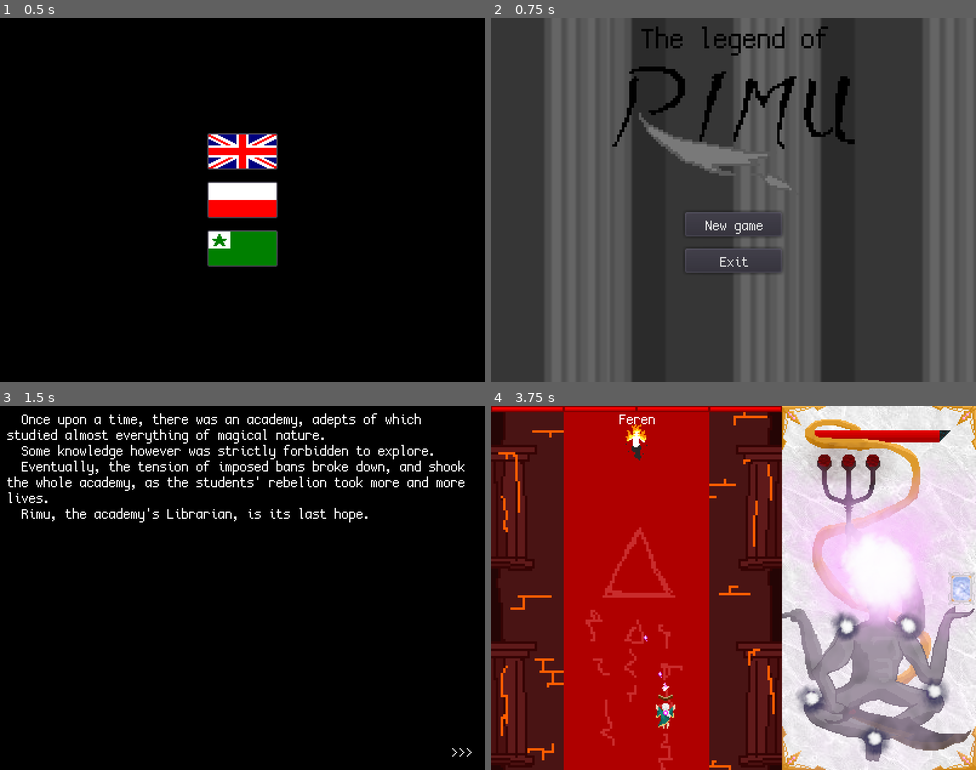
Above: before the commit, frames 1-4 (two rows, left to right).
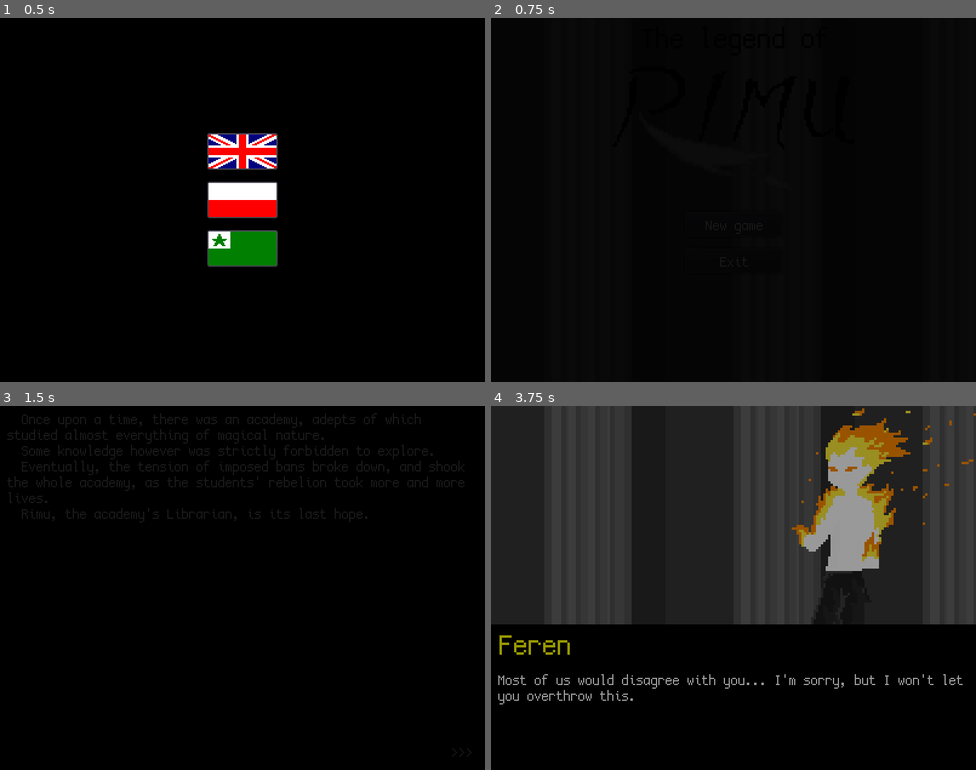
Above: after the commit, the same moments.

Repository: Voltinus/rimu
Game: Godot game, scene res://levels/LanguageSelector/LanguageSelector.tscn
Two runs of this game, one before a commit and one after it. Both use one fixed random seed, a clock stepped at 60 frames per second and the inputs below.
Inputs (mouse positions are in pixels of both pictures, inside the frame that each line leads up to):
- Up to frame 1 (0.5 s): no input
- Up to frame 2 (0.75 s): click (733, 152) at 0.5 s
- Up to frame 3 (1.5 s): click "New game" at 1.25 s
- Up to frame 4 (3.75 s): tap Enter (dialogue_skip) at 2, 3.5 s; move the mouse to (840, 569) at 2.02 s; hold D (move_right) 2.03-2.78 s; click (840, 569) at 2.17 s; tap Space at 2.75 s; move the mouse to (636, 606) at 2.77 s; hold S (move_down) 2.78-3.53 s; click (636, 606) at 2.92 s; move the mouse to (782, 507) at 3.52 s; hold D (move_right) from 3.53 s (still down); click (782, 507) at 3.67 s

Frame 1 is identical in both runs. In frame 2, 98% of the frame differs, in the area x 0-100%, y 0-100%; in frame 3, 3.4%; in frame 4, 100%.

Commit message:
Added transitions between scenes

Diff:
--- a/Global.gd
+++ b/Global.gd
@@ -10,9 +10,7 @@
 		quit()
 
 func goto_scene(scn: String):
-	var scene_path = "res://levels/%s/%s.tscn" % [scn, scn]
-	if get_tree().change_scene(scene_path) != OK:
-		print("Error: Unable to change scene to " + scn)
+	Transition.change_scene(scn)
 
 func quit():
 	get_tree().quit()
--- a/actors/Enemy/Enemy.gd
+++ b/actors/Enemy/Enemy.gd
@@ -2,7 +2,7 @@
 class_name Enemy
 
 
-const MAX_HP: int = 100
+const MAX_HP: int = 1000
 var hp: int = MAX_HP
 var alive: bool = true
 var _element: String
@@ -26,7 +26,7 @@
 var states4: Array = []
 
 
-func init(element):
+func init(element: String):
 	_element = element
 	($AnimatedSprite as AnimatedSprite).animation = element
 	do_state()
@@ -37,8 +37,8 @@
 		d = randf()
 
 	for i in range(n):
-		var node = EnemyBullet.instance()
-		var vel = Vector2(sin((i/n)*TAU + d), cos((i/n)*TAU + d))
+		var node: EnemyBullet = EnemyBullet.instance()
+		var vel: Vector2 = Vector2(sin((i/n)*TAU + d), cos((i/n)*TAU + d))
 		node.init(vel, position, _element)
 		get_parent().add_child(node)
 
@@ -70,7 +70,7 @@
 
 
 const SPEED = 30
-var speed_multilplier = 1
+var speed_multilplier: int = 1
 var velocity : Vector2
 var target   = Vector2(60, 20)
 
--- a/actors/Enemy/Enemy.tscn
+++ b/actors/Enemy/Enemy.tscn
@@ -20,51 +20,51 @@
 region = Rect2( 80, 0, 40, 30 )
 
 [sub_resource type="AtlasTexture" id=4]
+atlas = ExtResource( 2 )
+region = Rect2( 0, 0, 20, 30 )
+
+[sub_resource type="AtlasTexture" id=5]
+atlas = ExtResource( 2 )
+region = Rect2( 20, 0, 20, 30 )
+
+[sub_resource type="AtlasTexture" id=6]
+atlas = ExtResource( 2 )
+region = Rect2( 40, 0, 20, 30 )
+
+[sub_resource type="AtlasTexture" id=7]
+atlas = ExtResource( 4 )
+region = Rect2( 0, 0, 20, 30 )
+
+[sub_resource type="AtlasTexture" id=8]
+atlas = ExtResource( 4 )
+region = Rect2( 20, 0, 20, 30 )
+
+[sub_resource type="AtlasTexture" id=9]
+atlas = ExtResource( 4 )
+region = Rect2( 40, 0, 20, 30 )
+
+[sub_resource type="AtlasTexture" id=10]
 atlas = ExtResource( 6 )
 region = Rect2( 0, 0, 20, 30 )
 
-[sub_resource type="AtlasTexture" id=5]
+[sub_resource type="AtlasTexture" id=11]
 atlas = ExtResource( 6 )
 region = Rect2( 20, 0, 20, 30 )
 
-[sub_resource type="AtlasTexture" id=6]
+[sub_resource type="AtlasTexture" id=12]
 atlas = ExtResource( 6 )
 region = Rect2( 40, 0, 20, 30 )
 
-[sub_resource type="AtlasTexture" id=7]
+[sub_resource type="AtlasTexture" id=13]
 atlas = ExtResource( 1 )
 region = Rect2( 0, 0, 20, 30 )
 
-[sub_resource type="AtlasTexture" id=8]
+[sub_resource type="AtlasTexture" id=14]
 atlas = ExtResource( 1 )
 region = Rect2( 20, 0, 20, 30 )
 
-[sub_resource type="AtlasTexture" id=9]
+[sub_resource type="AtlasTexture" id=15]
 atlas = ExtResource( 1 )
-region = Rect2( 40, 0, 20, 30 )
-
-[sub_resource type="AtlasTexture" id=10]
-atlas = ExtResource( 4 )
-region = Rect2( 0, 0, 20, 30 )
-
-[sub_resource type="AtlasTexture" id=11]
-atlas = ExtResource( 4 )
-region = Rect2( 20, 0, 20, 30 )
-
-[sub_resource type="AtlasTexture" id=12]
-atlas = ExtResource( 4 )
-region = Rect2( 40, 0, 20, 30 )
-
-[sub_resource type="AtlasTexture" id=13]
-atlas = ExtResource( 2 )
-region = Rect2( 0, 0, 20, 30 )
-
-[sub_resource type="AtlasTexture" id=14]
-atlas = ExtResource( 2 )
-region = Rect2( 20, 0, 20, 30 )
-
-[sub_resource type="AtlasTexture" id=15]
-atlas = ExtResource( 2 )
 region = Rect2( 40, 0, 20, 30 )
 
 [sub_resource type="SpriteFrames" id=16]
@@ -76,22 +76,22 @@
 }, {
 "frames": [ SubResource( 4 ), SubResource( 5 ), SubResource( 6 ) ],
 "loop": true,
-"name": "water",
+"name": "air",
 "speed": 5.0
 }, {
 "frames": [ SubResource( 7 ), SubResource( 8 ), SubResource( 9 ) ],
 "loop": true,
-"name": "fire",
+"name": "earth",
 "speed": 5.0
 }, {
 "frames": [ SubResource( 10 ), SubResource( 11 ), SubResource( 12 ) ],
 "loop": true,
-"name": "earth",
+"name": "water",
 "speed": 5.0
 }, {
 "frames": [ SubResource( 13 ), SubResource( 14 ), SubResource( 15 ) ],
 "loop": true,
-"name": "air",
+"name": "fire",
 "speed": 5.0
 } ]
 
@@ -122,7 +122,7 @@
 [node name="AnimatedSprite" type="AnimatedSprite" parent="."]
 frames = SubResource( 16 )
 animation = "fire"
-frame = 1
+frame = 2
 playing = true
 
 [node name="CollisionShape2D" type="CollisionShape2D" parent="."]
--- a/levels/Level1Fire/Level1Fire.tscn
+++ b/levels/Level1Fire/Level1Fire.tscn
@@ -9,4 +9,10 @@
 
 [node name="Enemy" parent="Game" index="2"]
 script = ExtResource( 3 )
+
+[node name="HPBar" parent="GUI/PlayerStats" index="1"]
+scale = Vector2( 112, 1 )
+
+[node name="HPBarOverlay" parent="GUI/PlayerStats" index="2"]
+position = Vector2( 27, 20 )
 [connection signal="died" from="Game/Enemy" to="Game/Enemy" method="_on_Enemy_died"]
--- /dev/null
+++ b/misc/Transition/Transition.gd
@@ -0,0 +1,31 @@
+extends Control
+
+
+onready var color_rect = $"CanvasLayer/ColorRect"
+
+
+func change_scene(scn: String) -> void:
+	get_tree().paused = true
+
+	color_rect.color = Color(0, 0, 0, 0)
+
+	for i in range(10):
+		color_rect.color = Color(0, 0, 0, i/10.0)
+		yield(get_tree().create_timer(0.01), "timeout")
+
+	if get_tree().change_scene("res://levels/%s/%s.tscn" % [scn, scn]) != OK:
+		print("Changing scene not OK!")
+	else:
+		print("Scene changed to " + scn)
+
+	color_rect.color = Color(0, 0, 0, 1)
+
+	for i in range(10):
+		color_rect.color = Color(0, 0, 0, 1 - i/10.0)
+		yield(get_tree().create_timer(0.01), "timeout")
+
+	get_tree().paused = false
+
+
+func _on_ColorRect_gui_input(event):
+	print(event)
--- /dev/null
+++ b/misc/Transition/Transition.tscn
@@ -0,0 +1,22 @@
+[gd_scene load_steps=2 format=2]
+
+[ext_resource path="res://misc/Transition/Transition.gd" type="Script" id=1]
+
+[node name="Transition" type="Control"]
+anchor_right = 1.0
+anchor_bottom = 1.0
+script = ExtResource( 1 )
+__meta__ = {
+"_edit_use_anchors_": false
+}
+
+[node name="CanvasLayer" type="CanvasLayer" parent="."]
+
+[node name="ColorRect" type="ColorRect" parent="CanvasLayer"]
+margin_right = 400.0
+margin_bottom = 300.0
+mouse_filter = 2
+color = Color( 0, 0, 0, 0 )
+__meta__ = {
+"_edit_use_anchors_": false
+}
--- a/objects/LavaWalls/LavaWalls.gd
+++ b/objects/LavaWalls/LavaWalls.gd
@@ -12,7 +12,7 @@
 
 func _process(delta):
 	counter += delta
-	if counter >= delay:
+	if get_parent().has_node("Player") and counter >= delay:
 		var Player = get_parent().get_node("Player")
 		if Player != null and overlaps_body(Player):
 			Player.hit(1)
--- a/objects/LavaWalls/LavaWalls.tscn
+++ b/objects/LavaWalls/LavaWalls.tscn
@@ -25,4 +25,3 @@
 [node name="WallRight" type="CollisionShape2D" parent="."]
 position = Vector2( 220, 150 )
 shape = SubResource( 2 )
-[connection signal="body_entered" from="." to="." method="_on_LavaWalls_body_entered"]
--- a/project.godot
+++ b/project.godot
@@ -69,6 +69,7 @@
 [autoload]
 
 Global="*res://Global.gd"
+Transition="*res://misc/Transition/Transition.tscn"
 
 [debug]
 
@@ -83,6 +84,7 @@
 window/size/height=300
 window/size/test_width=800
 window/size/test_height=600
+mouse_cursor/custom_image="res://gui/cursor.png"
 window/stretch/mode="viewport"
 window/stretch/aspect="keep"
 
--- a/templates/Level/Level.gd
+++ b/templates/Level/Level.gd
@@ -45,4 +45,4 @@
 
 
 func _on_Player_hitted(hp_left):
-	($GUI/PlayerStats/HPBar as Sprite).scale.x = int(hp_left * 103)
+	($GUI/PlayerStats/HPBar as Sprite).scale.x = int(hp_left * 112)
Binary file changed: gui/gui_addon_hp.png
